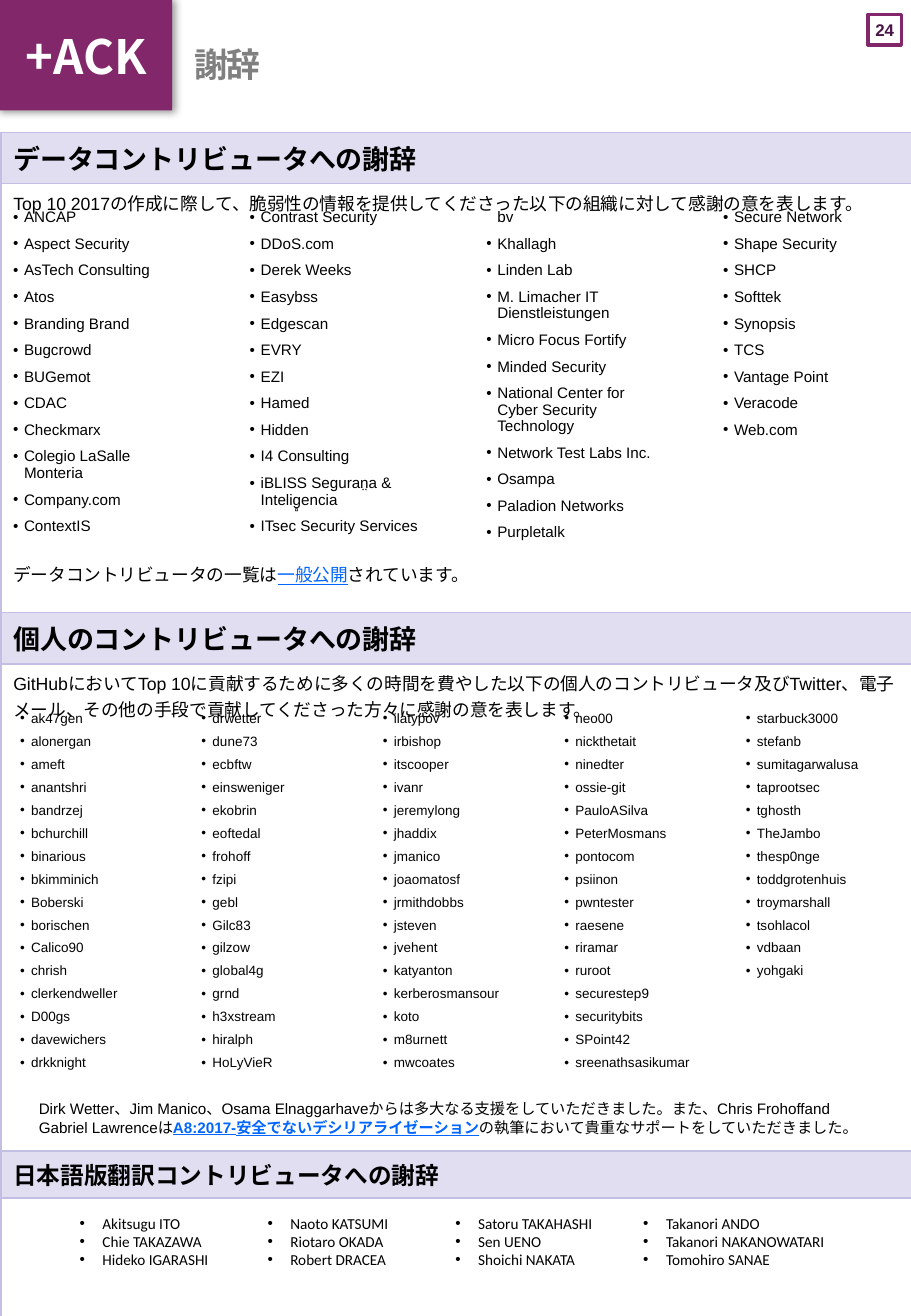
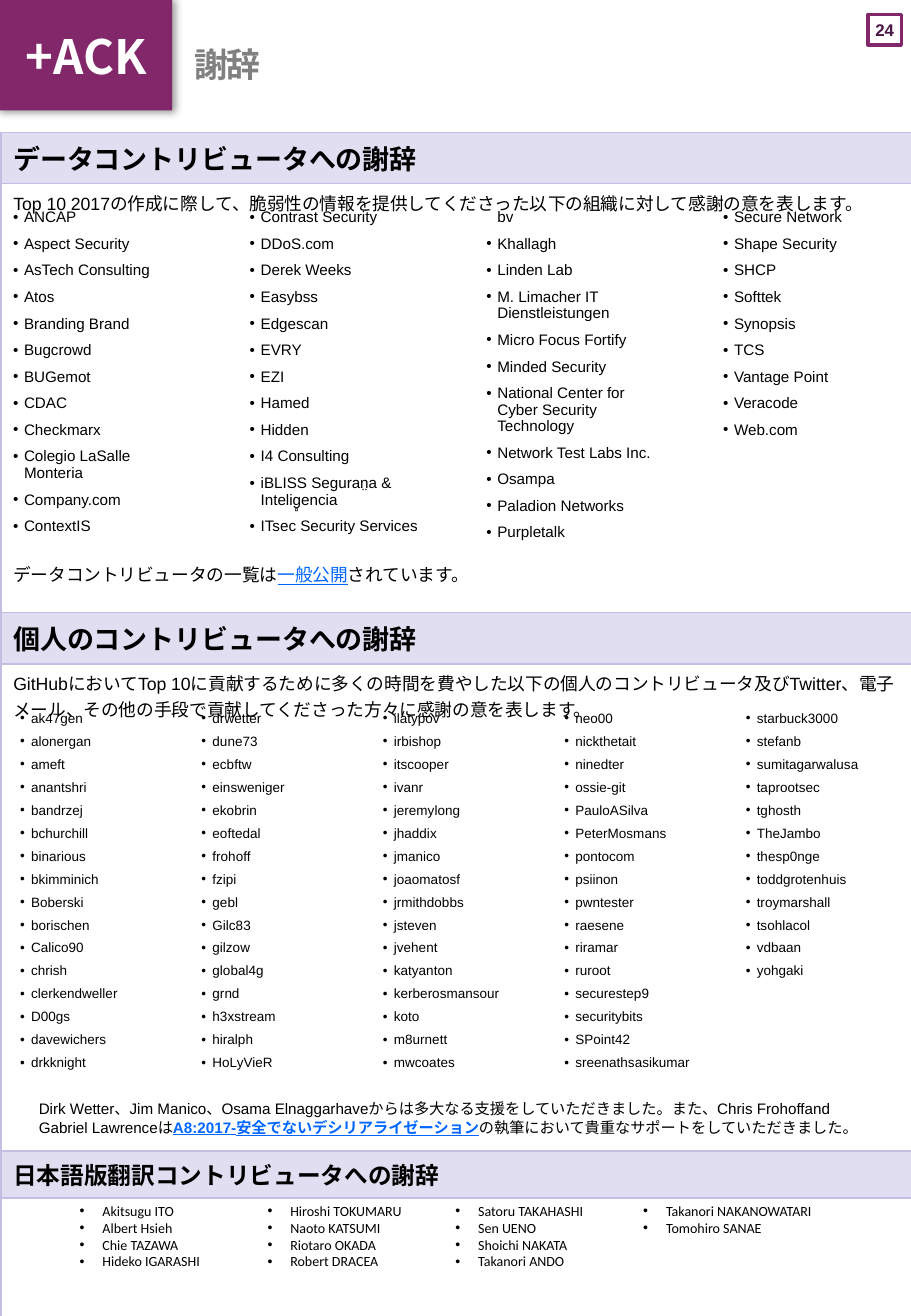
Before and after one commit to OWASP/Top10, a slide deck: slide 25 of 2017/ja/OWASP Top 10-2017(ja).pptx. Drawn at 911x1316 pixels with LibreOffice and Linux fonts; fonts in the diff are those of the drawing. Boxes give left, top, right and bottom in pixels: in the first picture for what was removed or moved away, otherwise in the second. Text is boxed around its words. In the diff, an @@ line names an element or a change of style, - is before the commit and + after.

```diff
--- a/2017/ja/OWASP Top 10-2017(ja).pptx
+++ b/2017/ja/OWASP Top 10-2017(ja).pptx
@@ text "Akitsugu ITO": place and size @@
-text "Akitsugu ITO" at (102,1218,825,1265)
+text "Akitsugu ITO" at (102,1206,811,1266)
@@ text at (102,1223,179,1250): text changed; size 9 to 8.3 pt @@
-• Chie TAKAZAWA
+• Albert Hsieh
+• Chie TAZAWA
@@ text at (102,1206,811,1266): size 9 to 8.3 pt in "Akitsugu ITO", "Hideko IGARASHI", "Naoto KATSUMI", "Riotaro OKADA" and 7 more places @@
@@ text at (290,1206,401,1216): paragraph added @@
+• Hiroshi TOKUMARU
```
Also in this commit, not shown: 5 other slides changed, 6 other files.
